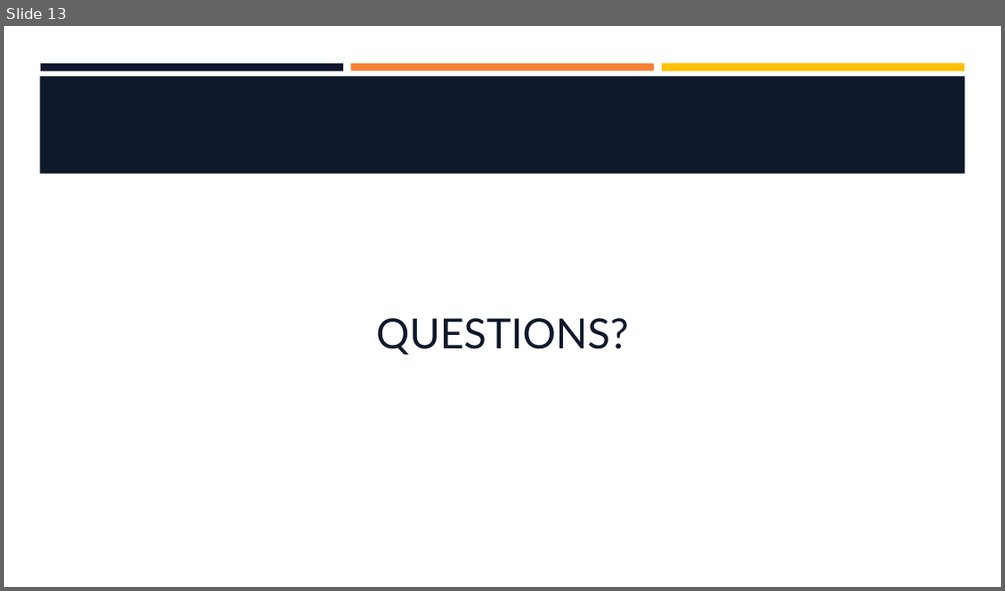
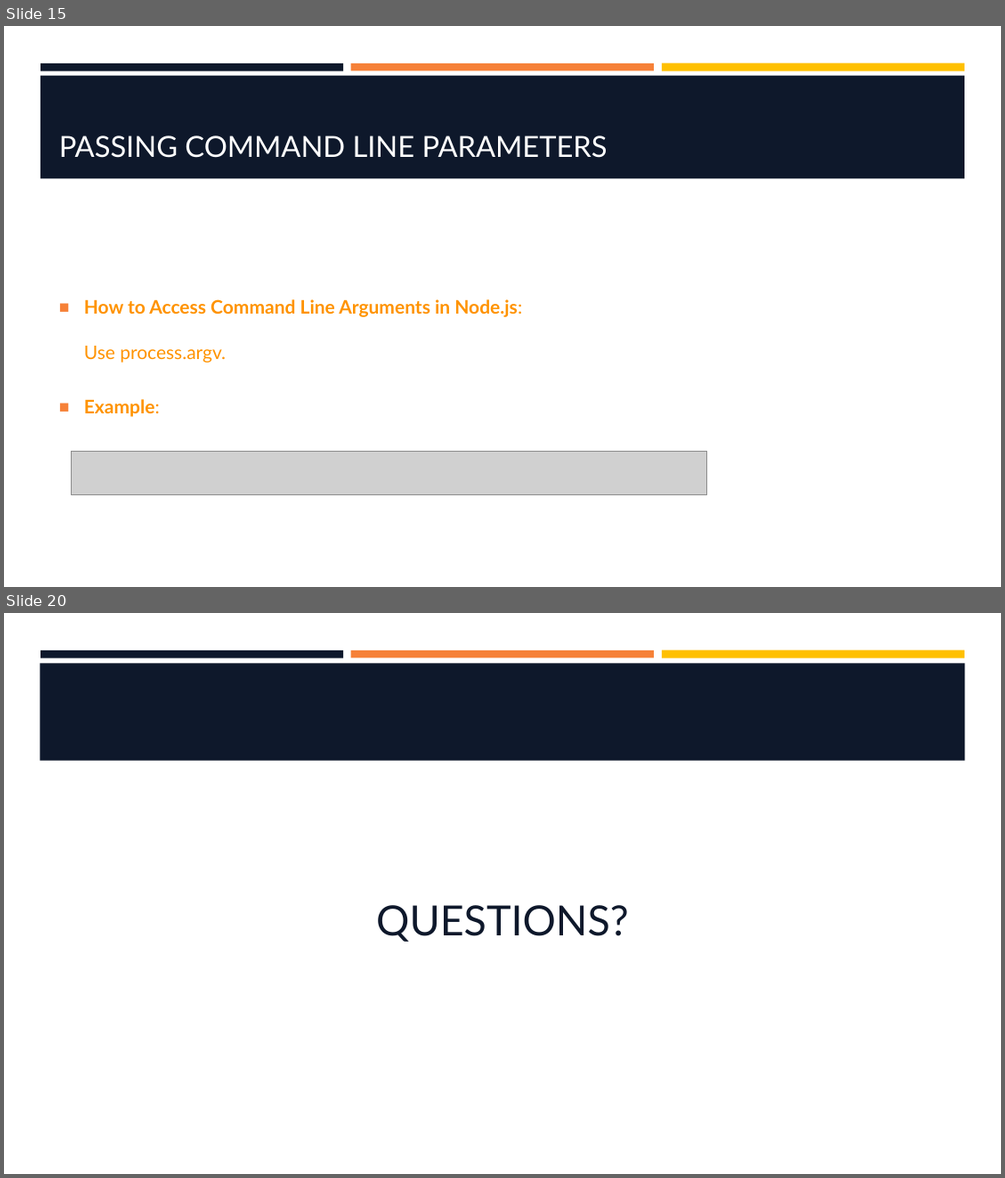
Before and after one commit to hawkeye1900/SBC-Sept24, a slide deck: week-5/W5-S2-NodeJS/W5-S2-NodeJS.pptx. Shown one above the other, each under a label of ours: slide 13 before the commit, slides 15 and 20 after it; the slides between them are not shown. The pictures are 1005x591 and 1005x1178 pixels, drawn with LibreOffice and Linux fonts; fonts in the diff are those of the drawing; grey boxes stand for pictures; background and template pictures are left out. Boxes give left, top, right and bottom in pixels: in the first picture for what was removed or moved away, otherwise in the second. Text is boxed around its words. In the diff, an @@ line names an element or a change of style, - is before the commit and + after.

```diff
--- a/week-5/W5-S2-NodeJS/W5-S2-NodeJS.pptx
+++ b/week-5/W5-S2-NodeJS/W5-S2-NodeJS.pptx
@@ slide 15 added at bbox=[4, 26, 1001, 587], background #FFFFFF; not listed: 3 template elements that a slide beside it also shows @@
@@ rectangle added at bbox=[40, 75, 965, 178], fill #0E182B @@
@@ title added at bbox=[59, 135, 607, 158], 28 pt, text #FFFFFF @@
+PASSING COMMAND LINE PARAMETERS
@@ text added at bbox=[84, 299, 522, 417], 18 pt, text #FF9300, bold @@
+■ How to Access Command Line Arguments in Node.js:
+  Use process.argv.
+■ Example:
@@ picture added at bbox=[72, 451, 707, 495] @@
@@ what was slide 13 is now slide 20 @@
```
Also in this commit, not shown: 4 slides changed, 14 other slides added, 8 slides removed, 1 other file.
